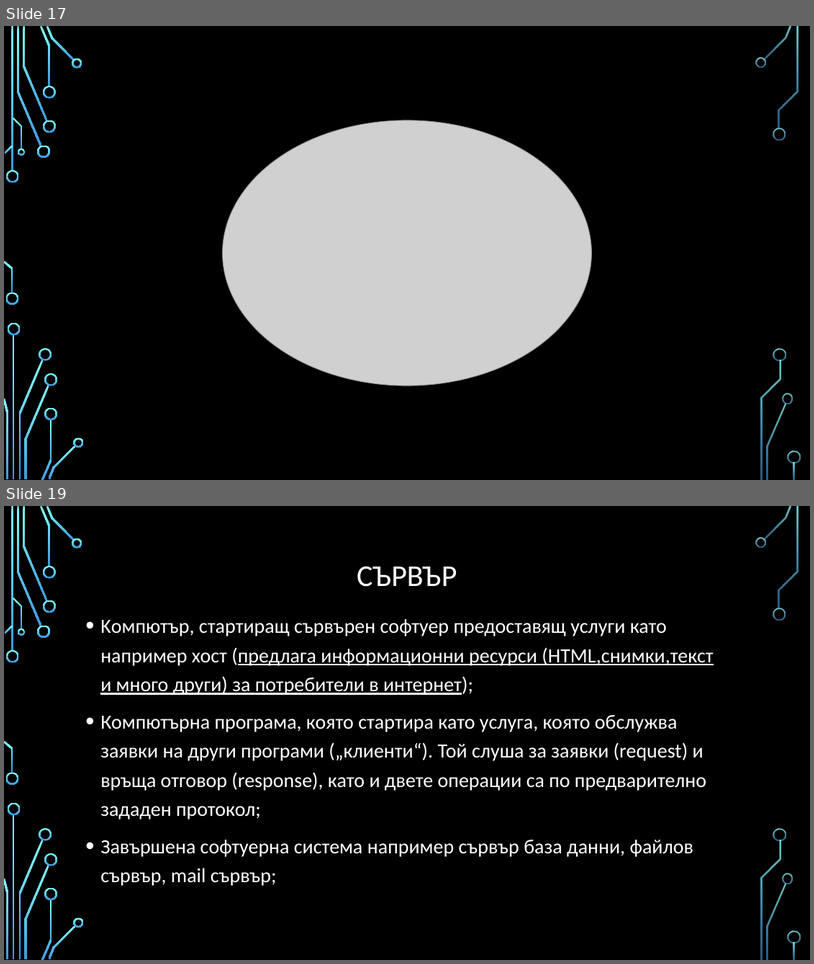
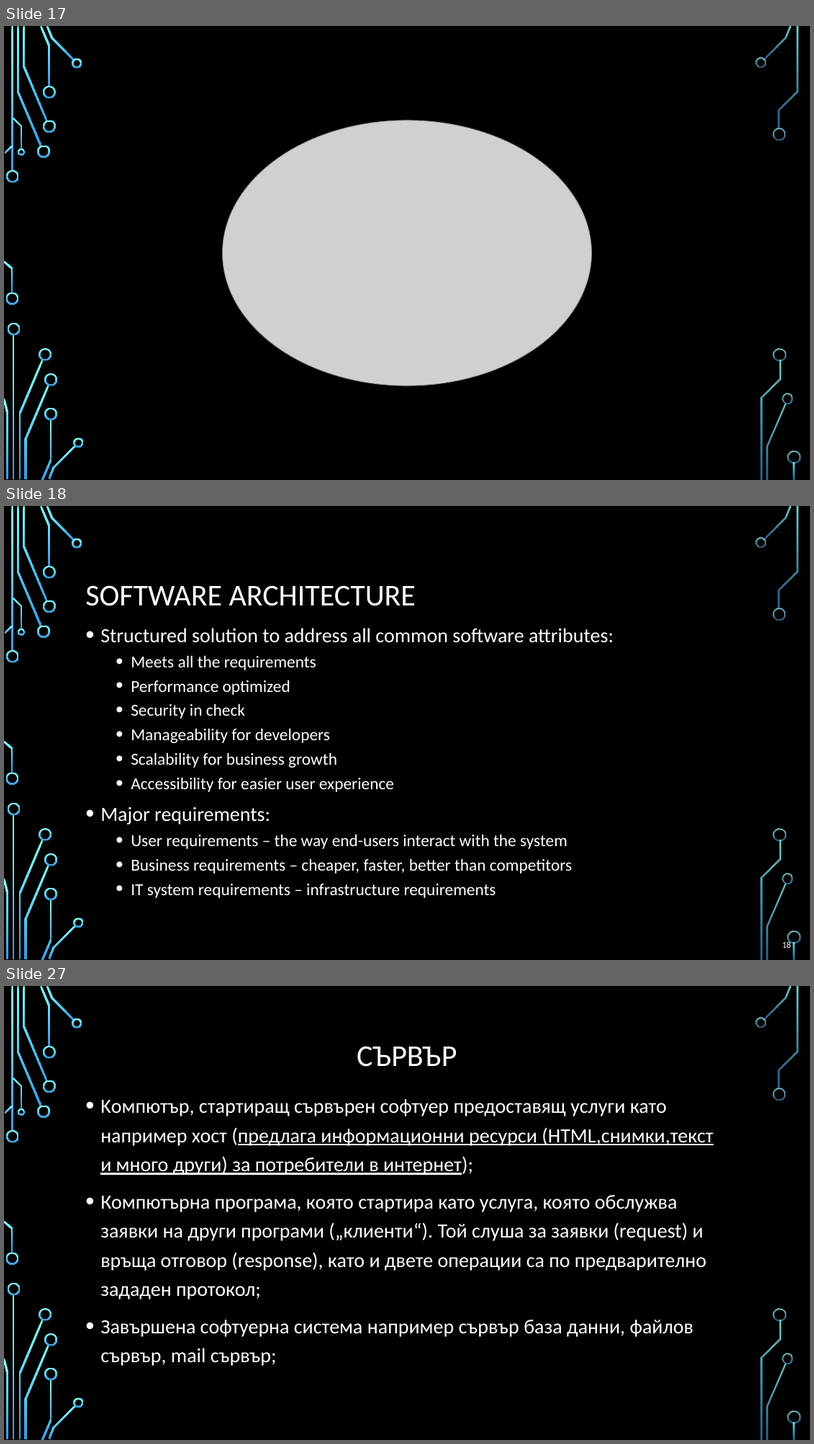
Before and after one commit to profjordanov/hybrid-app-development, a slide deck: 00. Lecture/basics_and_beyond.pptx. Shown one above the other, each under a label of ours: slides 17 and 19 before the commit, slides 17, 18 and 27 after it; the slides between them are not shown. The pictures are 814x964 and 814x1444 pixels, drawn with LibreOffice and Linux fonts; fonts in the diff are those of the drawing; grey boxes stand for pictures; background and template pictures are left out. Boxes give left, top, right and bottom in pixels: in the first picture for what was removed or moved away, otherwise in the second. Text is boxed around its words. In the diff, an @@ line names an element or a change of style, - is before the commit and + after.

```diff
--- a/00. Lecture/basics_and_beyond.pptx
+++ b/00. Lecture/basics_and_beyond.pptx
@@ slide 18 added at (4,506,810,960), background picture (left out); not listed: 36 template elements that a slide beside it also shows @@
@@ title added at (85,585,416,606), 36 pt, text #FFFFFF @@
+SOFTWARE ARCHITECTURE
@@ text added at (100,628,614,898), 20 pt, text #FFFFFF @@
+• Structured solution to address all common software attributes:
+  • Meets all the requirements
+  • Performance optimized
+  • Security in check
+  • Manageability for developers
+  • Scalability for business growth
+  • Accessibility for easier user experience
+• Major requirements:
+  • User requirements – the way end-users interact with the system
+  • Business requirements – cheaper, faster, better than competitors
+  • IT system requirements – infrastructure requirements
@@ page number added at (782,940,791,947), 10.5 pt, text #FFFFFF @@
+18
@@ what was slide 19 is now slide 27 @@
```
Also in this commit, not shown: 7 other slides added.
